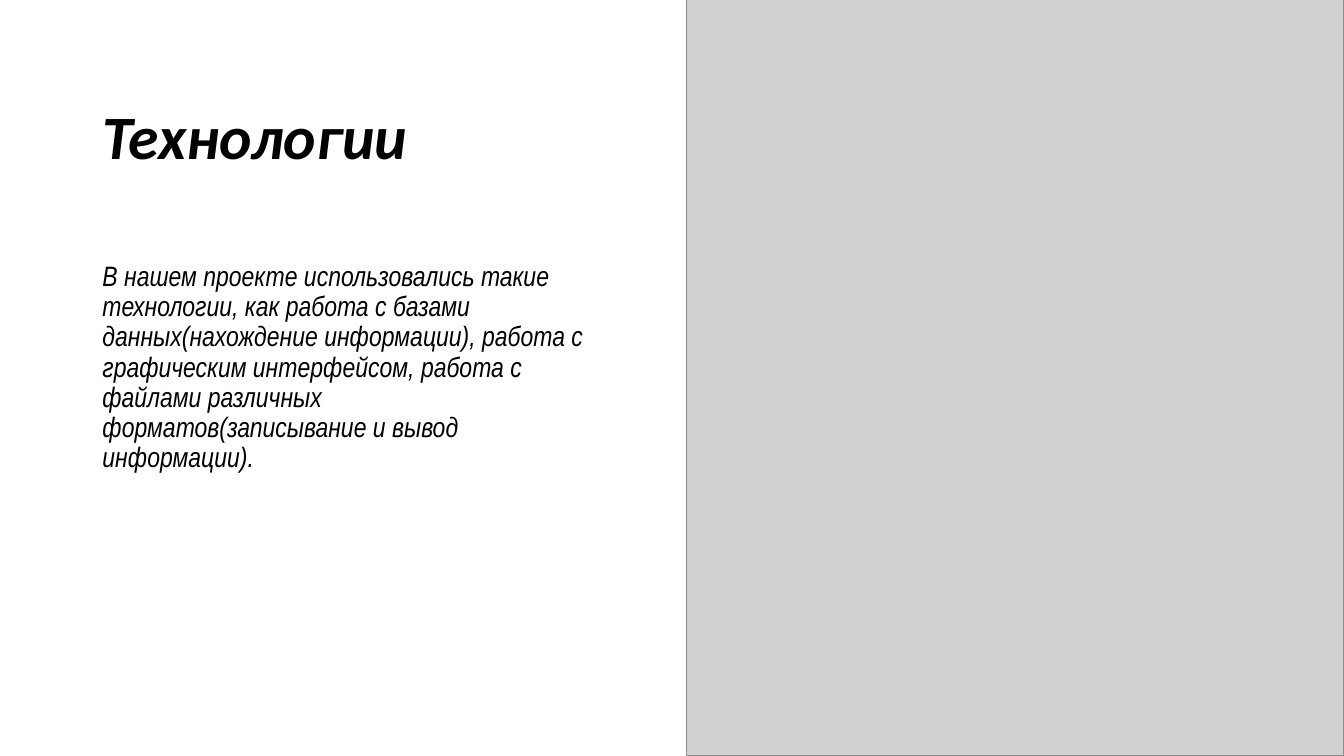
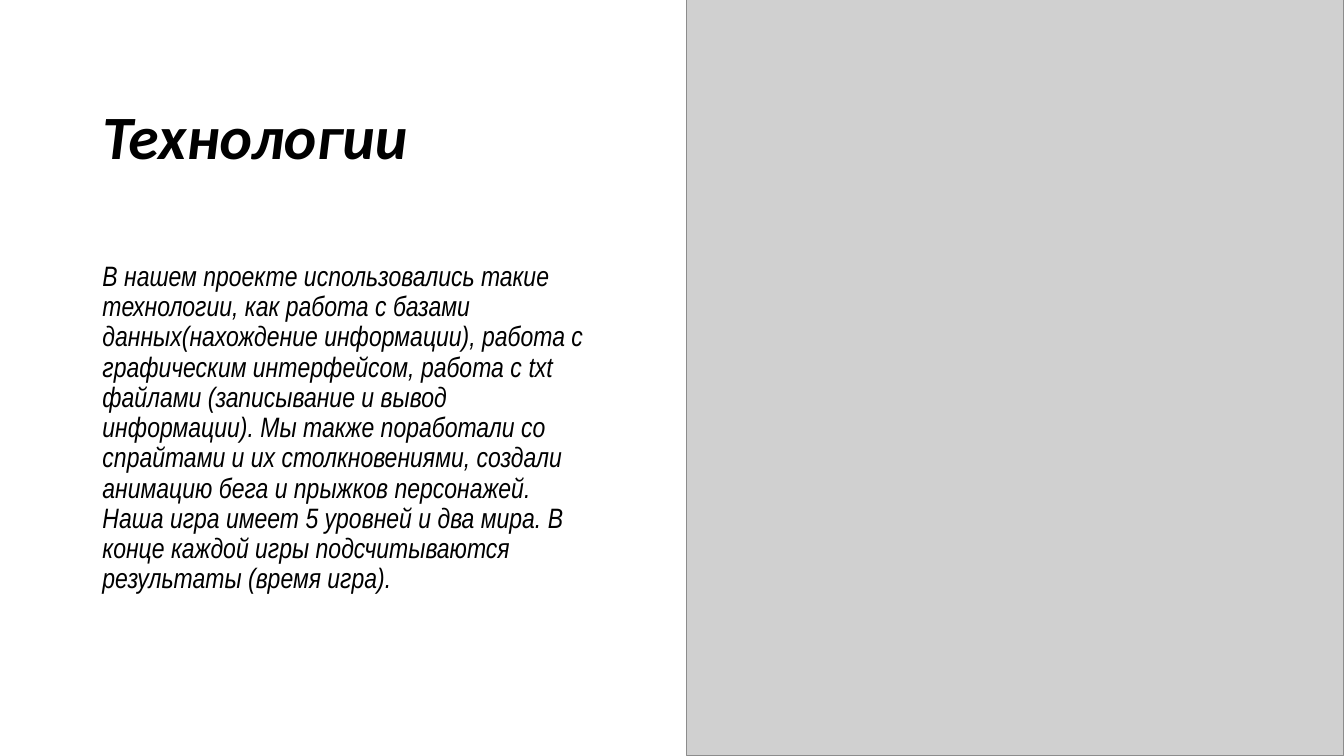
Before and after one commit to marivavd/pursuit-of-coffee, a slide deck: slide 9 of pursuit_of_coffee.pptx. Drawn at 1344x756 pixels with LibreOffice and Linux fonts; fonts in the diff are those of the drawing; grey boxes stand for pictures. Boxes give left, top, right and bottom in pixels: in the first picture for what was removed or moved away, otherwise in the second. Text is boxed around its words. In the diff, an @@ line names an element or a change of style, - is before the commit and + after.

Commit message:
presentation

```diff
--- a/pursuit_of_coffee.pptx
+++ b/pursuit_of_coffee.pptx
@@ text at [102,266,582,594]: text changed @@
-В нашем проекте использовались такие технологии, как работа с базами данных(нахождение информации), работа с графическим интерфейсом, работа с файлами различных форматов(записывание и вывод информации).
+В нашем проекте использовались такие технологии, как работа с базами данных(нахождение информации), работа с графическим интерфейсом, работа с txt файлами (записывание и вывод информации). Мы также поработали со спрайтами и их столкновениями, создали анимацию бега и прыжков персонажей. Наша игра имеет 5 уровней и два мира. В конце каждой игры подсчитываются результаты (время игра).
```
Also in this commit, not shown: 1 other slide changed.
